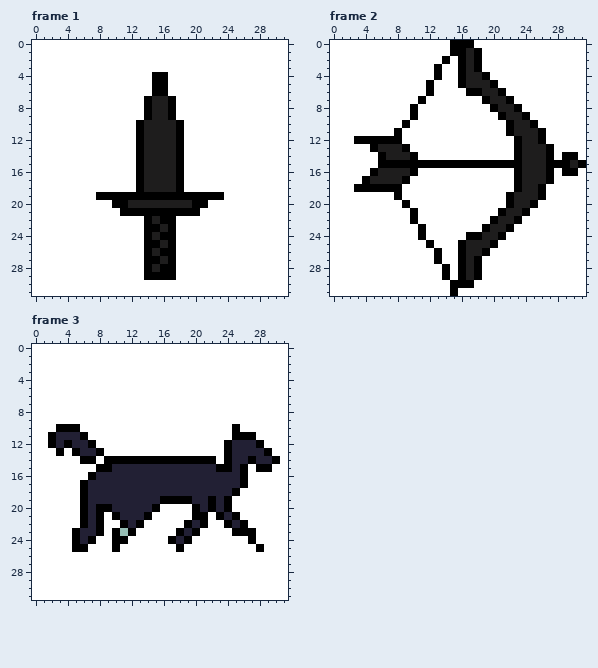
Two versions of one pixel-art file, Assets/Unidades.ase. Above: the version before the commit.
32x32 pixels, 3 frames. Shown: frame 1, frame 2, frame 3.
After:
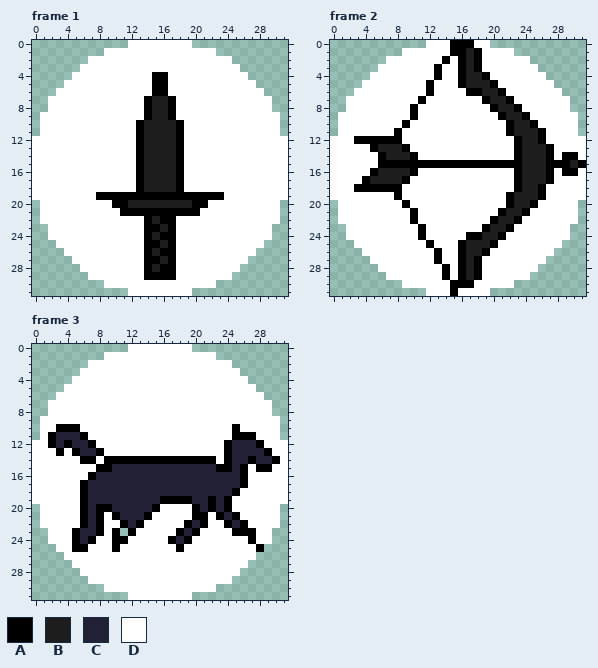
Palette (. is transparent): A #000000  B #1e1d1d  C #222034  D #ffffff
Changes in this commit:
Changed rows in their new state; - is an unchanged pixel.
Frame 1:
first column x 0:
 0 ............--------............
 1 .........--------------.........
 2 .......------------------.......
 3 ......--------------------......
 4 .....----------------------.....
 5 ....------------------------....
 6 ...--------------------------...
 7 ..----------------------------..
 8 ..----------------------------..
 9 .------------------------------.
10 .------------------------------.
11 .------------------------------.
first column x 0:
20 .------------------------------.
21 .------------------------------.
22 .------------------------------.
23 ..----------------------------..
24 ..----------------------------..
25 ...--------------------------...
26 ....------------------------....
27 .....----------------------.....
28 ......--------------------......
29 .......------------------.......
30 .........--------------.........
31 ............--------............
Frame 2: the same change as frame 1
Frame 3: the same change as frame 1
